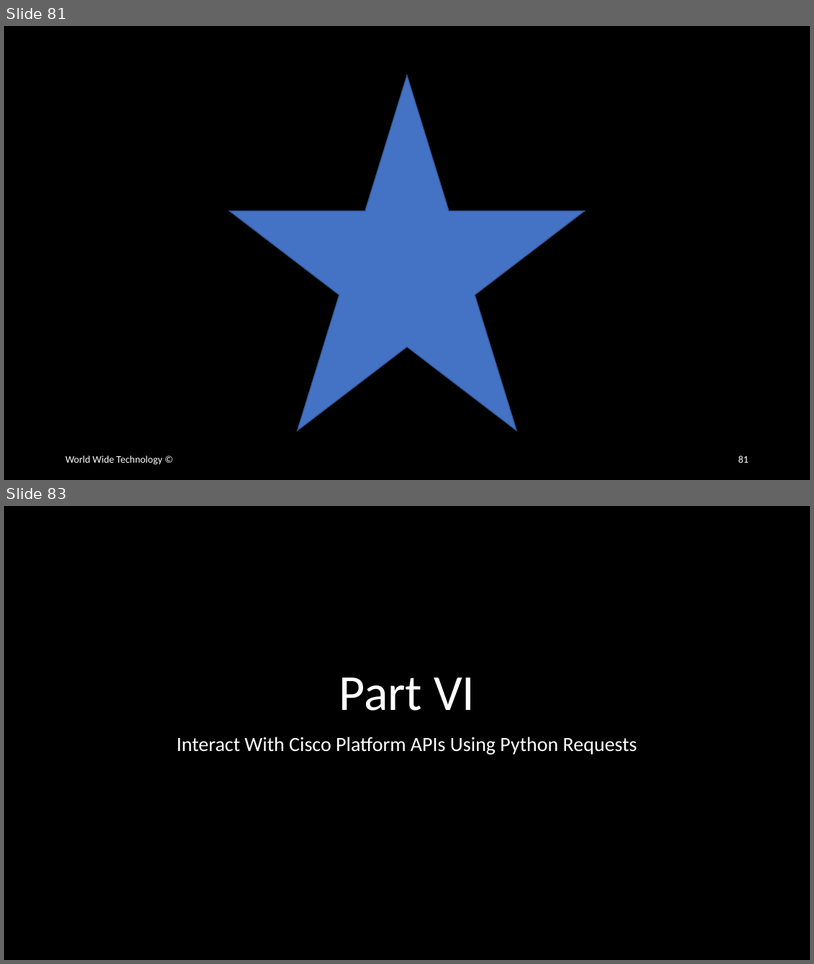
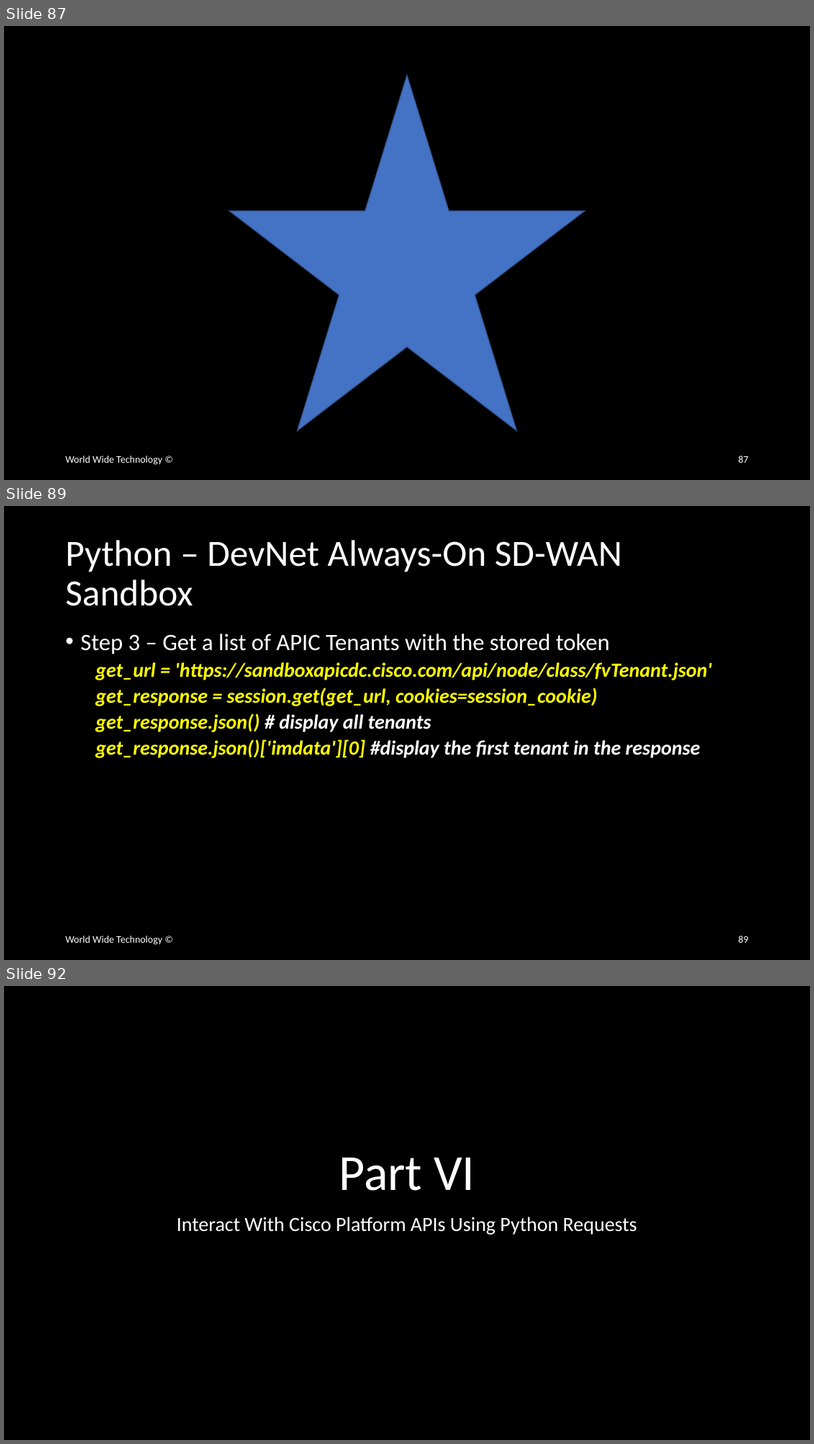
Before and after one commit to wwt/curl-requests-foundations, a slide deck: curl-requests-foundations.pptx. Shown one above the other, each under a label of ours: slides 81 and 83 before the commit, slides 87, 89 and 92 after it; the slides between them are not shown. The pictures are 814x964 and 814x1444 pixels, drawn with LibreOffice and Linux fonts; fonts in the diff are those of the drawing. Boxes give left, top, right and bottom in pixels: in the first picture for what was removed or moved away, otherwise in the second. Text is boxed around its words. In the diff, an @@ line names an element or a change of style, - is before the commit and + after.

```diff
--- a/curl-requests-foundations.pptx
+++ b/curl-requests-foundations.pptx
@@ slide 89 added at box(4, 506, 810, 960), background #000000 @@
@@ title added at box(65, 540, 622, 606), 44 pt, text #FFFFFF @@
+Python – DevNet Always-On SD-WAN Sandbox
@@ text added at box(80, 633, 712, 758), 24 pt, text #FFFF00, bold, italic @@
+• Step 3 – Get a list of APIC Tenants with the stored token
+  get_url = 'https://sandboxapicdc.cisco.com/api/node/class/fvTenant.json'
+  get_response = session.get(get_url, cookies=session_cookie)
+  get_response.json() # display all tenants
+  get_response.json()['imdata'][0] #display the first tenant in the response
@@ text added at box(65, 935, 162, 944), 12 pt, text #FFFFFF @@
+World Wide Technology ©
@@ page number added at box(738, 935, 748, 942), 12 pt, text #FFFFFF @@
+89
@@ what was slide 81 is now slide 87 @@
@@ page number at box(738, 455, 748, 462): text changed @@
-81
+87
@@ what was slide 83 is now slide 92 @@
```
Also in this commit, not shown: 8 other slides added.
